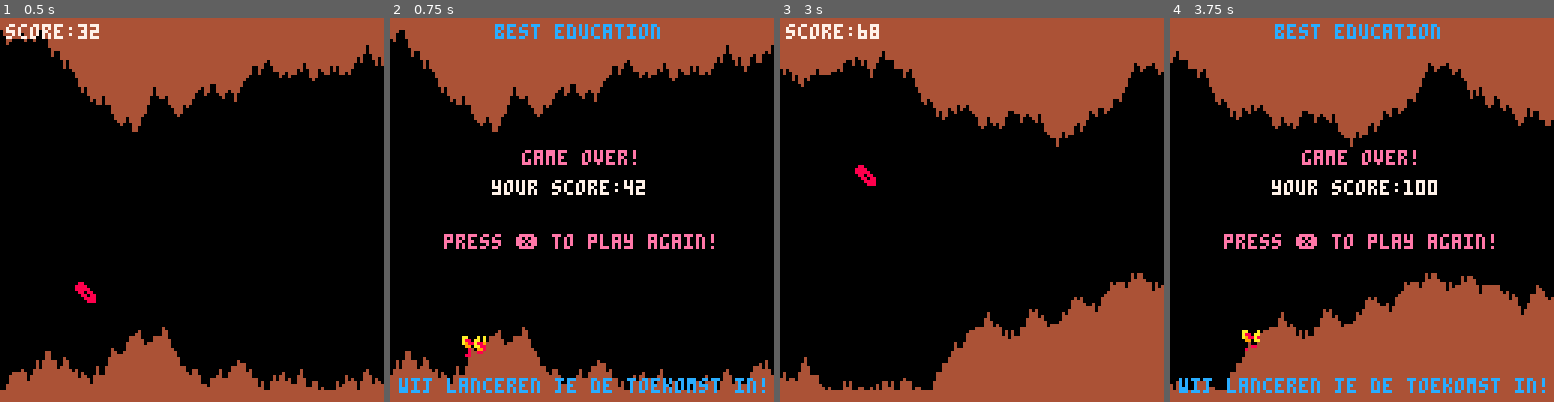
Above: before the commit, frames 1-4 (left to right).
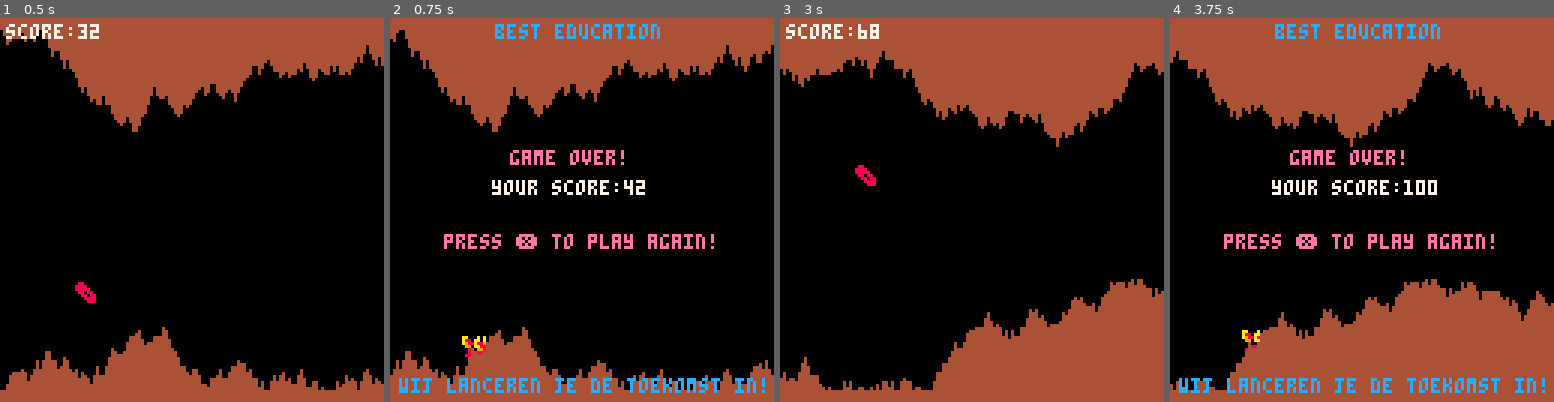
Above: after the commit, the same moments.

Repository: koenGF/FourPastSix
Game: PICO-8 cartridge game.p8
Two runs of this game, one before a commit and one after it. Both use one fixed random seed, a clock stepped at 60 frames per second and the inputs below.
Inputs:
- Up to frame 1 (0.5 s): tap X (X key) at 0.33 s
- Up to frame 2 (0.75 s): no input
- Up to frame 3 (3 s): tap X (X key) at 1.07, 1.85, 2.97 s; hold Up 2.15-2.42 s
- Up to frame 4 (3.75 s): no input

Frame 1 is identical in both runs. In frame 2, 0.4% of the frame differs, in the area x 31-65%, y 34-39%; in frame 3, 0.1%; in frame 4, 1.0%, in the area x 31-100%, y 34-79%.

Commit message:
centered game over, changed floor and ceiling in cave generation

Diff:
--- a/game.p8
+++ b/game.p8
@@ -30,7 +30,7 @@
 		if (player.score > 1000) then
 			print("game over! you won!",23,44,14)
 		else
-			print("game over!",44,44,14)
+			print("game over!",40,44,14)
 		end
 		print("best education", 35,2,12)
 		print("your score:"..player.score,34,54,7)
@@ -95,9 +95,10 @@
 --cave
 function make_cave()
 	cave={{["top"]=5,["btm"]=119}}
-	top=45 --ceiling max y
-	btm=85 --floor max y
+	top=43 --ceiling min y
+	btm=87 --floor max y
 end
+
 function update_cave()
 --remove back off cave
 	if (#cave>player.speed) then
